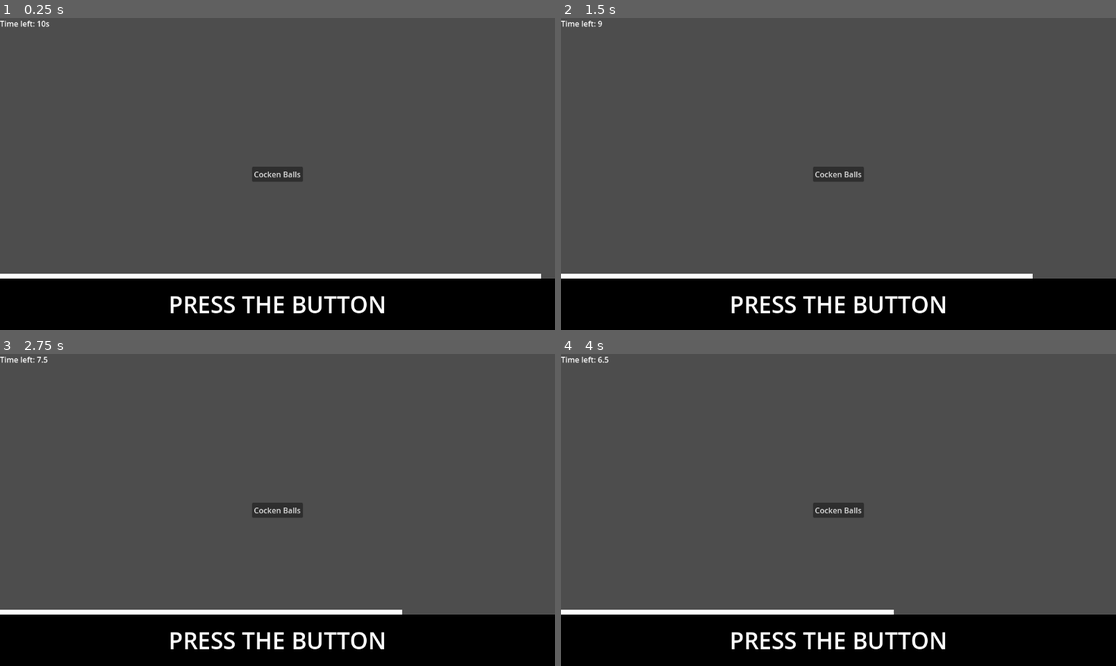
Above: before the commit, frames 1-4 (two rows, left to right).
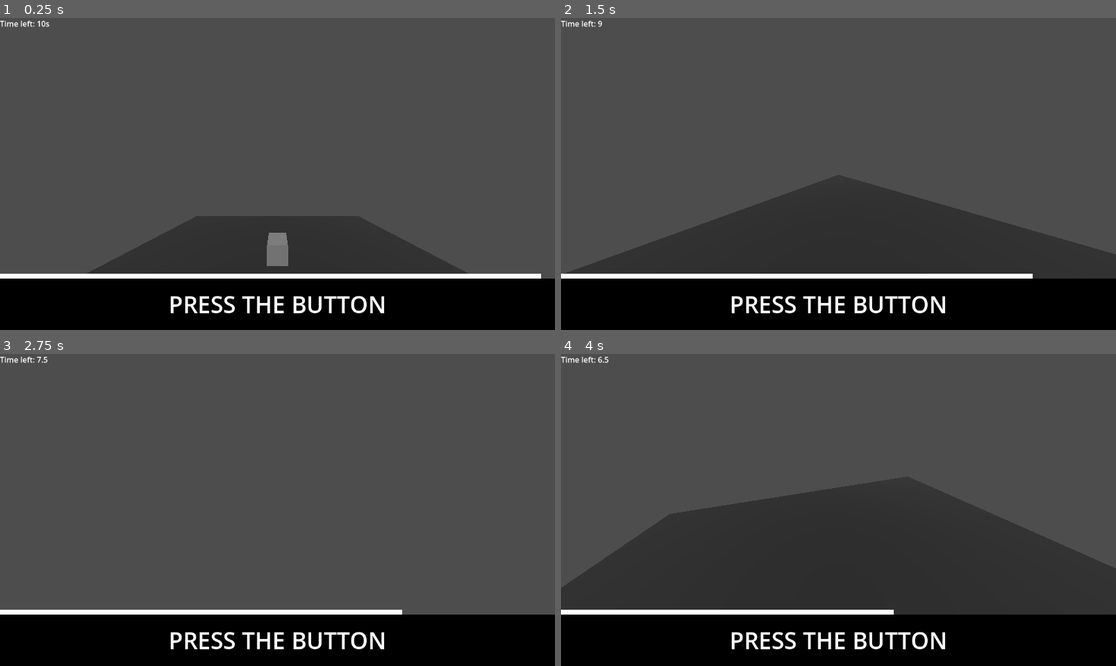
Above: after the commit, the same moments.

Repository: catboyBinary/LudumDare51
Game: Godot game, scene res://scenes/Main.tscn
Same seed, same stepped clock (60 frames per second), same inputs: the game is played once before the commit and once after it. This scene is started directly instead of the project's main scene.
Inputs (mouse positions are in pixels of both pictures, inside the frame that each line leads up to):
- Up to frame 1 (0.25 s): no input
- Up to frame 2 (1.5 s): move the mouse to (960, 158) at 0.52 s; hold D (move_right, bound only after the commit) 0.53-1.28 s; hold Space (jump, bound only after the commit) 0.53-1.28 s; move the mouse to (727, 189) at 1.27 s; hold S (move_back, bound only after the commit) from 1.28 s (still down); tap Space (jump, bound only after the commit) at 1.35 s
- Up to frame 3 (2.75 s): tap Space (jump, bound only after the commit) at 1.52, 1.82 s; move the mouse to (333, 441) at 2.02 s; release S (move_back, bound only after the commit) at 2.03 s; hold D (move_right, bound only after the commit) from 2.03 s (still down); hold Space (jump, bound only after the commit) from 2.03 s (still down)
- Up to frame 4 (4 s): move the mouse to (810, 572) at 2.77 s; release D (move_right, bound only after the commit) at 2.78 s; release Space (jump, bound only after the commit) at 2.78 s; hold W (move_forward, bound only after the commit) 2.78-3.53 s; tap Space (jump, bound only after the commit) at 2.85, 3.02, 3.32 s; move the mouse to (1005, 556) at 3.52 s; hold A (move_left, bound only after the commit) from 3.53 s (still down); hold Space (jump, bound only after the commit) from 3.53 s (still down)

The runs differ from the first frame. In frame 1, 9.4% of the frame differs, in the area x 15-85%, y 47-82%; in frame 2, 18%; in frame 3, 0.4%; in frame 4, 30%, in the area x 0-100%, y 41-84%.

Commit message:
fps stuff

Diff:
--- a/project.godot
+++ b/project.godot
@@ -30,3 +30,31 @@
 run/main_scene="res://scenes/MainMenu.tscn"
 config/features=PackedStringArray("4.0")
 config/icon="res://icon.svg"
+
+[input]
+
+move_forward={
+"deadzone": 0.5,
+"events": [Object(InputEventKey,"resource_local_to_scene":false,"resource_name":"","device":0,"window_id":0,"alt_pressed":false,"shift_pressed":false,"ctrl_pressed":false,"meta_pressed":false,"pressed":false,"keycode":0,"physical_keycode":87,"unicode":0,"echo":false,"script":null)
+]
+}
+move_back={
+"deadzone": 0.5,
+"events": [Object(InputEventKey,"resource_local_to_scene":false,"resource_name":"","device":0,"window_id":0,"alt_pressed":false,"shift_pressed":false,"ctrl_pressed":false,"meta_pressed":false,"pressed":false,"keycode":0,"physical_keycode":83,"unicode":0,"echo":false,"script":null)
+]
+}
+move_right={
+"deadzone": 0.5,
+"events": [Object(InputEventKey,"resource_local_to_scene":false,"resource_name":"","device":0,"window_id":0,"alt_pressed":false,"shift_pressed":false,"ctrl_pressed":false,"meta_pressed":false,"pressed":false,"keycode":0,"physical_keycode":68,"unicode":0,"echo":false,"script":null)
+]
+}
+move_left={
+"deadzone": 0.5,
+"events": [Object(InputEventKey,"resource_local_to_scene":false,"resource_name":"","device":0,"window_id":0,"alt_pressed":false,"shift_pressed":false,"ctrl_pressed":false,"meta_pressed":false,"pressed":false,"keycode":0,"physical_keycode":65,"unicode":0,"echo":false,"script":null)
+]
+}
+jump={
+"deadzone": 0.5,
+"events": [Object(InputEventKey,"resource_local_to_scene":false,"resource_name":"","device":0,"window_id":0,"alt_pressed":false,"shift_pressed":false,"ctrl_pressed":false,"meta_pressed":false,"pressed":false,"keycode":0,"physical_keycode":32,"unicode":0,"echo":false,"script":null)
+]
+}
--- a/scenes/Main.tscn
+++ b/scenes/Main.tscn
@@ -1,8 +1,13 @@
-[gd_scene load_steps=2 format=3 uid="uid://bh8gll4bk3bn7"]
+[gd_scene load_steps=3 format=3 uid="uid://b6flcmsleqejd"]
 
 [ext_resource type="PackedScene" uid="uid://bq8d5ufb637tg" path="res://scenes/director.tscn" id="1_s7l41"]
+[ext_resource type="PackedScene" uid="uid://cbkt01dckr06x" path="res://scenes/games/fps/fps_game.tscn" id="2_hlww5"]
 
 [node name="main" type="Node"]
 
-[node name="Director" parent="." node_paths=PackedStringArray("game_field") instance=ExtResource("1_s7l41")]
+[node name="FPSGame" parent="." instance=ExtResource("2_hlww5")]
+process_mode = 1
+
+[node name="Director" parent="." node_paths=PackedStringArray("game_field", "current_game") instance=ExtResource("1_s7l41")]
 game_field = NodePath("..")
+current_game = NodePath("../FPSGame")
--- a/scenes/director.gd
+++ b/scenes/director.gd
@@ -6,10 +6,11 @@
 @onready var well_done: ColorRect = $WellDone
 @export var game_field: Node
 
-var current_game: Node
+@export var current_game: Node
 var next_game: Node
 const games: Array[Resource] = [
-	preload("res://scenes/games/button_game.tscn")
+	preload("res://scenes/games/button_game.tscn"),
+	preload("res://scenes/games/fps/fps_game.tscn")
 ]
 
 # Вместо того чтобы постоянно отслеживать время,
@@ -19,7 +20,6 @@
 
 func _ready() -> void:
 	timer.start()
-	current_game = games[0].instantiate()
 	game_field.call_deferred("add_child", current_game)
 
 func _on_timer_timeout() -> void:
@@ -28,6 +28,7 @@
 			game_announce.announce("PRESS THE BUTTON")
 		19:
 			#current_game.queue_free()
+			current_game.process_mode = Node.PROCESS_MODE_DISABLED
 			iters = -1
 
 	iters += 1
--- a/scenes/director.tscn
+++ b/scenes/director.tscn
@@ -16,18 +16,15 @@
 wait_time = 0.5
 
 [node name="TimerLabel" type="Label" parent="."]
-layout_mode = 0
 offset_right = 40.0
 offset_bottom = 23.0
 text = "Time left: 10s"
 
 [node name="GameAnnounce" parent="." instance=ExtResource("2_cio78")]
-layout_mode = 1
 offset_top = 541.0
 
 [node name="WellDone" type="ColorRect" parent="."]
 visible = false
-layout_mode = 1
 anchors_preset = 8
 anchor_left = 0.5
 anchor_top = 0.5
@@ -42,7 +39,6 @@
 pivot_offset = Vector2(200, 100)
 
 [node name="Label" type="Label" parent="WellDone"]
-layout_mode = 1
 anchors_preset = 15
 anchor_right = 1.0
 anchor_bottom = 1.0
--- a/scenes/games/button_game.tscn
+++ b/scenes/games/button_game.tscn
@@ -10,7 +10,6 @@
 grow_vertical = 2
 
 [node name="Button" type="Button" parent="."]
-layout_mode = 1
 anchors_preset = 8
 anchor_left = 0.5
 anchor_top = 0.5
--- /dev/null
+++ b/scenes/games/fps/fps_game.tscn
@@ -0,0 +1,46 @@
+[gd_scene load_steps=7 format=3 uid="uid://cbkt01dckr06x"]
+
+[ext_resource type="PackedScene" uid="uid://c1qk06atvob6b" path="res://scenes/games/fps/fps_player.tscn" id="1_etnqk"]
+
+[sub_resource type="WorldBoundaryShape3D" id="WorldBoundaryShape3D_15od1"]
+
+[sub_resource type="StandardMaterial3D" id="StandardMaterial3D_jtb5t"]
+albedo_color = Color(0.180392, 0.180392, 0.180392, 1)
+
+[sub_resource type="PlaneMesh" id="PlaneMesh_dr8lt"]
+material = SubResource("StandardMaterial3D_jtb5t")
+size = Vector2(20, 20)
+
+[sub_resource type="BoxMesh" id="BoxMesh_4slon"]
+
+[sub_resource type="BoxShape3D" id="BoxShape3D_aki57"]
+
+[node name="FPSGame" type="Node"]
+
+[node name="FPSPlayer" parent="." instance=ExtResource("1_etnqk")]
+transform = Transform3D(1, 0, 0, 0, 1, 0, 0, 0, 1, 0, 4.37014, 1.75)
+
+[node name="Floor" type="StaticBody3D" parent="."]
+
+[node name="CollisionShape3d" type="CollisionShape3D" parent="Floor"]
+shape = SubResource("WorldBoundaryShape3D_15od1")
+
+[node name="MeshInstance3d" type="MeshInstance3D" parent="Floor"]
+mesh = SubResource("PlaneMesh_dr8lt")
+skeleton = NodePath("../..")
+
+[node name="Block" type="StaticBody3D" parent="."]
+transform = Transform3D(1, 0, 0, 0, 1, 0, 0, 0, 1, 0, 1.29162, -3.26984)
+
+[node name="MeshInstance3d2" type="MeshInstance3D" parent="Block"]
+mesh = SubResource("BoxMesh_4slon")
+skeleton = NodePath("../..")
+
+[node name="CollisionShape3d" type="CollisionShape3D" parent="Block"]
+shape = SubResource("BoxShape3D_aki57")
+
+[node name="DirectionalLight3d" type="DirectionalLight3D" parent="."]
+transform = Transform3D(0.859049, -0.299697, -0.41499, 0.511893, 0.502945, 0.696428, -1.98518e-08, -0.810696, 0.585467, 0, 4.15664, 0.0397468)
+light_bake_mode = 1
+directional_shadow_mode = 0
+directional_shadow_split_1 = 0.086
--- /dev/null
+++ b/scenes/games/fps/fps_player.gd
@@ -0,0 +1,28 @@
+extends CharacterBody3D
+
+@onready var camera: Camera3D = $Camera3d
+@export var speed: float = 5.0
+var xz_movement: Vector3 = Vector3.ZERO
+var y_movement: Vector3 = Vector3.ZERO
+
+# Called when the node enters the scene tree for the first time.
+func _ready() -> void:
+	pass # Replace with function body.
+
+func _input(event: InputEvent) -> void:
+	if event is InputEventMouseMotion:
+		rotation.y -= event.relative.x * 0.01
+		camera.rotation.x = clamp(camera.rotation.x - event.relative.y * 0.01, -PI/3, PI/3)
+
+# Called every frame. 'delta' is the elapsed time since the previous frame.
+func _physics_process(delta: float) -> void:
+	var z = Input.get_action_strength("move_back") - Input.get_action_strength("move_forward")
+	var x = Input.get_action_strength("move_right") - Input.get_action_strength("move_left")
+	var direction = Vector3(x, 0, z).rotated(Vector3.UP, rotation.y)
+	xz_movement = xz_movement.lerp(direction * speed, 0.2)
+	if (is_on_floor()):
+		y_movement.y = Input.get_action_strength("jump") * 5
+	else:
+		y_movement.y -= delta * 5
+	velocity = xz_movement + y_movement
+	move_and_slide()
--- /dev/null
+++ b/scenes/games/fps/fps_player.tscn
@@ -0,0 +1,20 @@
+[gd_scene load_steps=4 format=3 uid="uid://c1qk06atvob6b"]
+
+[ext_resource type="Script" path="res://scenes/games/fps/fps_player.gd" id="1_mnd7j"]
+
+[sub_resource type="CylinderMesh" id="CylinderMesh_dun80"]
+
+[sub_resource type="CylinderShape3D" id="CylinderShape3D_b6bgt"]
+
+[node name="FPSPlayer" type="CharacterBody3D"]
+script = ExtResource("1_mnd7j")
+
+[node name="MeshInstance3d" type="MeshInstance3D" parent="."]
+mesh = SubResource("CylinderMesh_dun80")
+
+[node name="Camera3d" type="Camera3D" parent="."]
+transform = Transform3D(1, 0, 0, 0, 1, 0, 0, 0, 1, 0, 1, 0)
+fov = 117.504
+
+[node name="CollisionShape3d" type="CollisionShape3D" parent="."]
+shape = SubResource("CylinderShape3D_b6bgt")
Not shown: 1 places in scenes/MainMenu.tscn that only renumber resources
